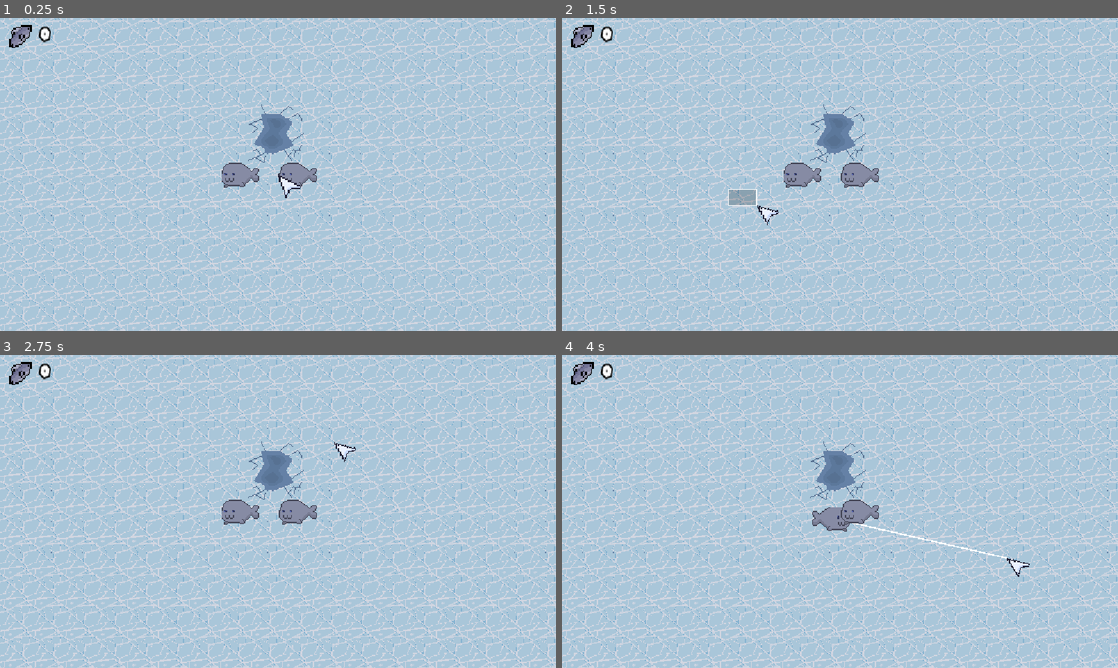
Above: before the commit, frames 1-4 (two rows, left to right).
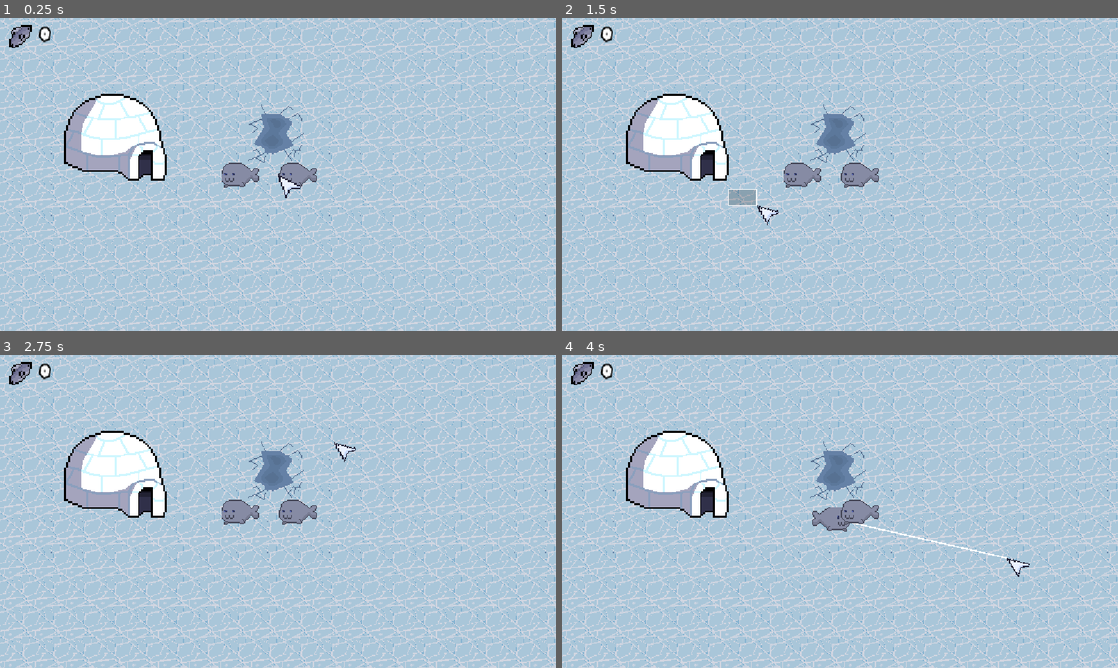
Above: after the commit, the same moments.

Repository: chamerlish/Collony-Sim
Game: Godot game, scene res://scenes/world.tscn
Same seed, same stepped clock (60 frames per second), same inputs: the game is played once before the commit and once after it. Sound files missing from this copy of the repository are replaced by a short silence.
Inputs (mouse positions are in pixels of both pictures, inside the frame that each line leads up to):
- Up to frame 1 (0.25 s): no input
- Up to frame 2 (1.5 s): tap Enter at 0.5 s; move the mouse to (962, 158) at 0.52 s; press the mouse at (962, 158) at 0.53 s; release the mouse at (962, 158) at 1.25 s; tap Space at 1.25 s; drag from (728, 190) to (812, 237) at 1.27 s
- Up to frame 3 (2.75 s): move the mouse to (333, 442) at 2.02 s; press the mouse at (333, 442) at 2.03 s
- Up to frame 4 (4 s): release the mouse at (895, 442) at 2.75 s; tap Enter at 2.75 s; drag from (812, 574) to (673, 464) at 2.77 s; move the mouse to (1006, 558) at 3.52 s; press the mouse at (1006, 558) at 3.53 s

The runs differ from the first frame. In frame 1, 4.0% of the frame differs, in the area x 11-30%, y 24-52%; in frame 2, 4.0%; in frame 3, 4.0%; in frame 4, 4.0%.

Commit message:
BRO UGLY ASS FUCKING IGLOO IM CRINE

Diff:
--- a/default_bus_layout.tres
+++ b/default_bus_layout.tres
@@ -1,12 +1,4 @@
 [gd_resource type="AudioBusLayout" format=3 uid="uid://bg1kh0hnfwjne"]
-
-[sub_resource type="AudioEffectReverb" id="AudioEffectReverb_j3pel"]
-resource_name = "Reverb"
-room_size = 0.96
-damping = 0.74
-spread = 0.84
-dry = 0.39
-wet = 0.14
 
 [sub_resource type="AudioEffectFilter" id="AudioEffectFilter_j3pel"]
 resource_name = "Filter"
@@ -20,14 +12,6 @@
 resource_name = "Limiter"
 
 [resource]
-bus/0/effect/0/effect = SubResource("AudioEffectReverb_j3pel")
-bus/0/effect/0/enabled = false
-bus/0/effect/1/effect = SubResource("AudioEffectFilter_j3pel")
-bus/0/effect/1/enabled = false
-bus/0/effect/2/effect = SubResource("AudioEffectDelay_j3pel")
-bus/0/effect/2/enabled = false
-bus/0/effect/3/effect = SubResource("AudioEffectLimiter_j3pel")
-bus/0/effect/3/enabled = false
 bus/1/name = &"SFX"
 bus/1/solo = false
 bus/1/mute = false
@@ -40,3 +24,15 @@
 bus/2/bypass_fx = false
 bus/2/volume_db = 0.0
 bus/2/send = &"Master"
+bus/3/name = &"New Bus"
+bus/3/solo = false
+bus/3/mute = false
+bus/3/bypass_fx = false
+bus/3/volume_db = 0.0
+bus/3/send = &"Master"
+bus/3/effect/0/effect = SubResource("AudioEffectFilter_j3pel")
+bus/3/effect/0/enabled = false
+bus/3/effect/1/effect = SubResource("AudioEffectDelay_j3pel")
+bus/3/effect/1/enabled = false
+bus/3/effect/2/effect = SubResource("AudioEffectLimiter_j3pel")
+bus/3/effect/2/enabled = false
--- /dev/null
+++ b/scenes/interractable_objects/ogloo.tscn
@@ -0,0 +1,9 @@
+[gd_scene format=3 uid="uid://beqixlsyh7j66"]
+
+[ext_resource type="Texture2D" uid="uid://d18170llkkkjc" path="res://sprites/textures/interractable_objects/base_igloo/base_igloo.png" id="1_67t76"]
+
+[node name="Ogloo" type="Area2D" unique_id=1001107508]
+
+[node name="Sprite2D" type="Sprite2D" parent="." unique_id=284740613]
+texture_filter = 1
+texture = ExtResource("1_67t76")
--- a/scenes/world.tscn
+++ b/scenes/world.tscn
@@ -9,6 +9,7 @@
 [ext_resource type="PackedScene" uid="uid://cfuseyet5m58d" path="res://scenes/utils/music_player.tscn" id="6_qfnet"]
 [ext_resource type="Script" uid="uid://c5jm11hwoyftc" path="res://resources/ost/ost_resource.gd" id="7_4mrxx"]
 [ext_resource type="Resource" uid="uid://blrm2qcfk0tdt" path="res://resources/ost/rats.tres" id="8_7r4gi"]
+[ext_resource type="PackedScene" uid="uid://beqixlsyh7j66" path="res://scenes/interractable_objects/ogloo.tscn" id="10_w7kh3"]
 
 [node name="world" type="Node2D" unique_id=177771181]
 
@@ -54,3 +55,6 @@
 
 [node name="MusicPlayer" parent="." unique_id=712166401 instance=ExtResource("6_qfnet")]
 music_queue = Array[ExtResource("7_4mrxx")]([ExtResource("8_7r4gi")])
+
+[node name="Ogloo" parent="." unique_id=1001107508 instance=ExtResource("10_w7kh3")]
+position = Vector2(-343, -86)
Binary file added: sprites/textures/interractable_objects/base_igloo/base_igloo.aseprite
Binary file added: sprites/textures/interractable_objects/base_igloo/base_igloo.png
Not shown, added: sprites/textures/interractable_objects/base_igloo/base_igloo.png.import
